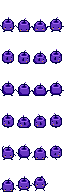
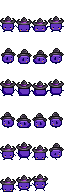
Layered file, before and after one edit (64 × 192). Changes by layer:
added layer "Layer 22" above "Layer 21" over [48, 79, 64, 88]
added layer "Layer 21" above "Layer 37" over [32, 81, 48, 90]
added layer "Layer 37" above "Layer 20" over [16, 142, 32, 151]
added layer "Layer 20" above "Layer 19" over [16, 80, 32, 89]
added layer "Layer 19" above "Layer 32" over [0, 79, 16, 88]
added layer "Layer 32" above "Layer 34" over [16, 114, 31, 123]
added layer "Layer 34" above "Layer 33" over [48, 112, 63, 121]
added layer "Layer 33" above "Layer 31" over [32, 113, 47, 122]
added layer "Layer 31" above "Layer 39" over [0, 112, 15, 121]
added layer "Layer 39" above "Layer 30" over [49, 143, 64, 152]
added layer "Layer 30" above "Layer 29" over [49, 48, 64, 57]
added layer "Layer 29" above "Layer 28" over [33, 50, 48, 59]
added layer "Layer 28" above "Layer 27" over [17, 49, 32, 58]
added layer "Layer 27" above "Layer 26" over [1, 48, 16, 57]
added layer "Layer 26" above "Layer 36" over [48, 16, 64, 24]
added layer "Layer 36" above "Layer 25" over [0, 146, 4, 155]
added layer "Layer 25" above "Layer 24" over [32, 18, 48, 26]
added layer "Layer 24" above "Layer 42" over [16, 17, 32, 25]
added layer "Layer 42" above "Layer 41" over [32, 174, 48, 182]
added layer "Layer 41" above "Layer 40" over [16, 175, 32, 183]
added layer "Layer 40" above "Layer 38" over [0, 177, 16, 185]
added layer "Layer 38" above "Layer 35" over [32, 145, 48, 153]
added layer "Layer 35" above "Layer 23" over [0, 144, 16, 152]
added layer "Layer 23" above "Layer 10" over [0, 16, 16, 24]
